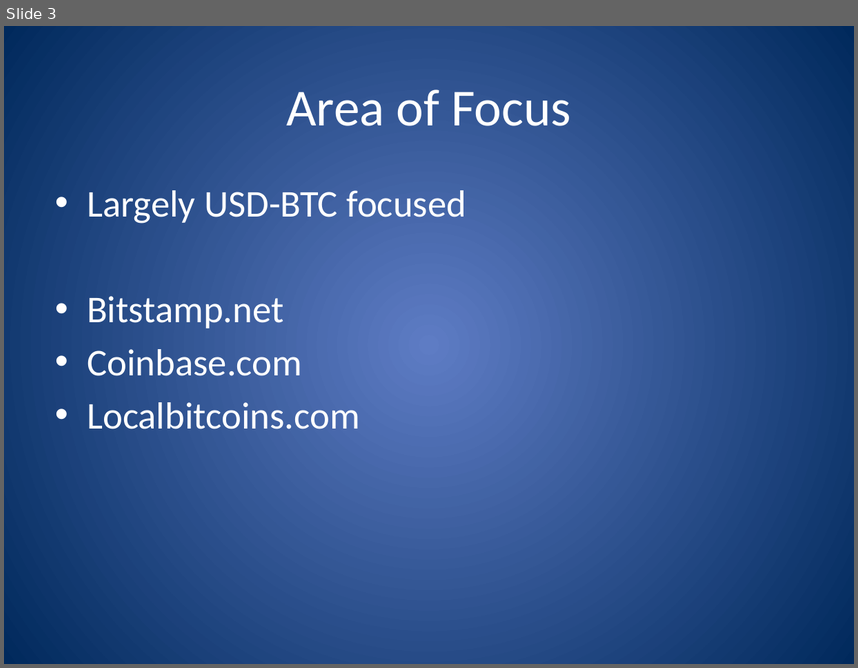
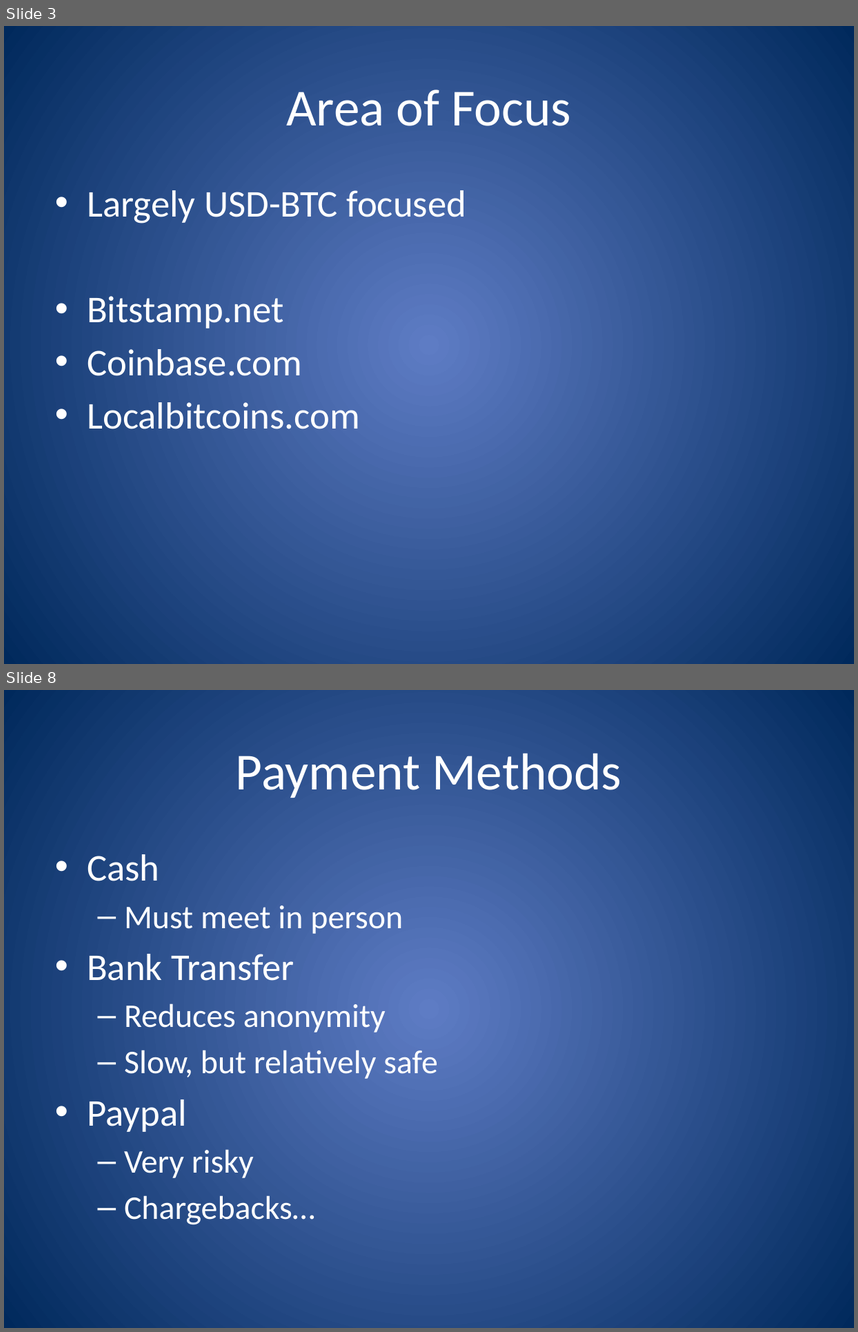
Before and after one commit to UVAqmoore/cccfinal, a slide deck: Presentation Slides.pptx. Shown one above the other, each under a label of ours: slide 3 before the commit, slides 3 and 8 after it; the slides between them are not shown. The pictures are 858x668 and 858x1332 pixels, drawn with LibreOffice and Linux fonts; fonts in the diff are those of the drawing. Boxes give left, top, right and bottom in pixels: in the first picture for what was removed or moved away, otherwise in the second. Text is boxed around its words. In the diff, an @@ line names an element or a change of style, - is before the commit and + after.

```diff
--- a/Presentation Slides.pptx
+++ b/Presentation Slides.pptx
@@ slide 8 added at (4, 690, 854, 1328), background gradient #5E7CC5 to #00295C @@
@@ title added at (236, 753, 622, 798), 44 pt, text #FFFFFF @@
+Payment Methods
@@ text added at (87, 854, 438, 1224), 28 pt, text #FFFFFF @@
+• Cash
+  – Must meet in person
+• Bank Transfer
+  – Reduces anonymity
+  – Slow, but relatively safe
+• Paypal
+  – Very risky
+  – Chargebacks…
```
Also in this commit, not shown: 4 slides changed, 2 other slides added.
